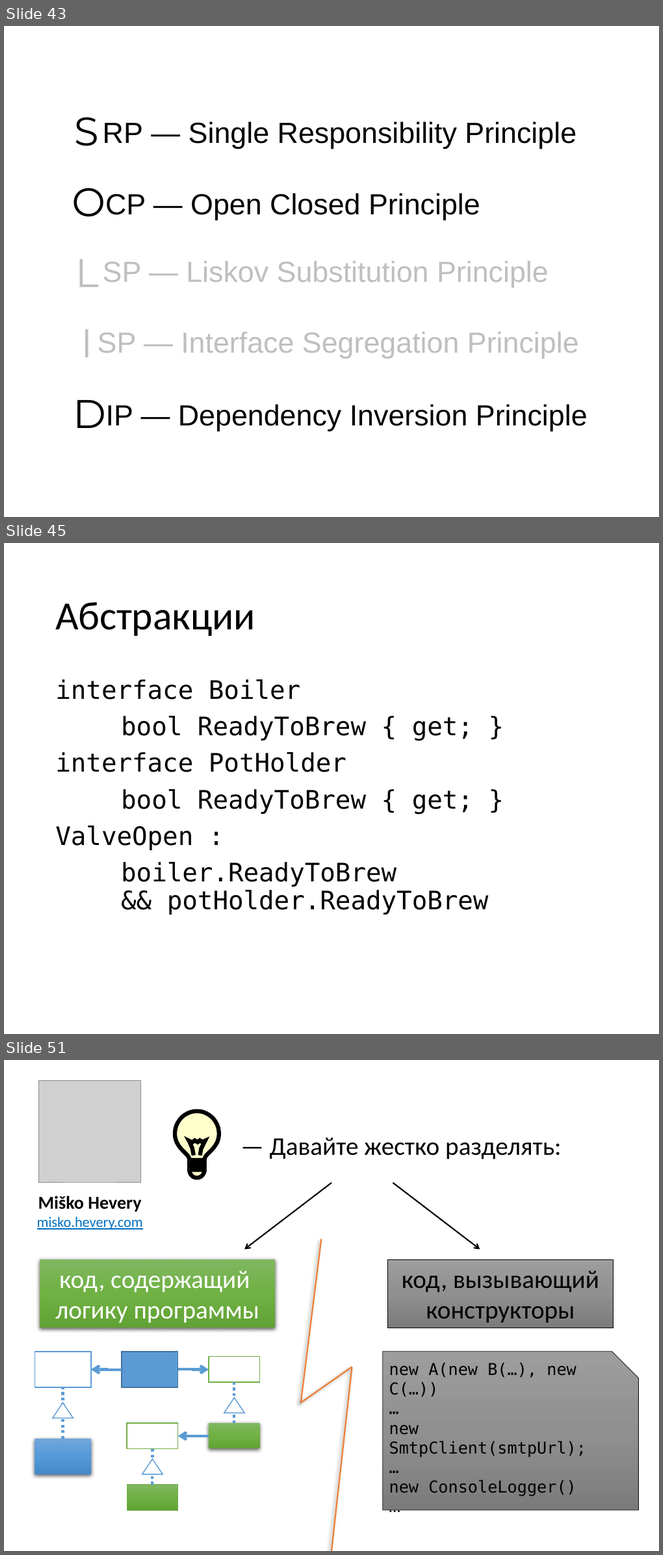
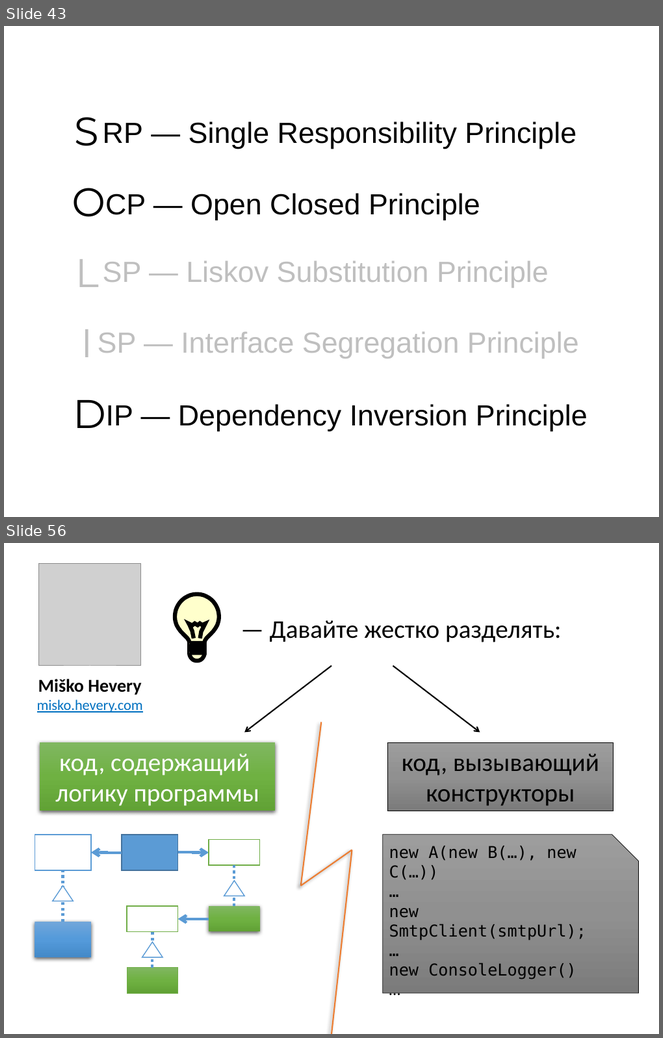
Before and after one commit to mironov-alexey/03-design, a slide deck: design-slides.pptx. Shown one above the other, each under a label of ours: slides 43, 45 and 51 before the commit, slides 43 and 56 after it; the slides between them are not shown. The pictures are 663x1555 and 663x1038 pixels, drawn with LibreOffice and Linux fonts; fonts in the diff are those of the drawing; grey boxes stand for pictures. Boxes give left, top, right and bottom in pixels: in the first picture for what was removed or moved away, otherwise in the second. Text is boxed around its words. In the diff, an @@ line names an element or a change of style, - is before the commit and + after.

```diff
--- a/design-slides.pptx
+++ b/design-slides.pptx
@@ slide 45 removed at (4, 543, 659, 1034), background #FFFFFF @@
@@ title removed at (55, 602, 256, 636) @@
-Абстракции
@@ text removed at (55, 679, 489, 915) @@
-interface Boiler
-bool ReadyToBrew { get; }
-interface PotHolder
-bool ReadyToBrew { get; }
-ValveOpen :
-boiler.ReadyToBrew
-&& potHolder.ReadyToBrew
@@ what was slide 51 is now slide 56 @@
```
Also in this commit, not shown: 2 slides changed, 5 slides added, 6 other slides removed, 2 other files.
